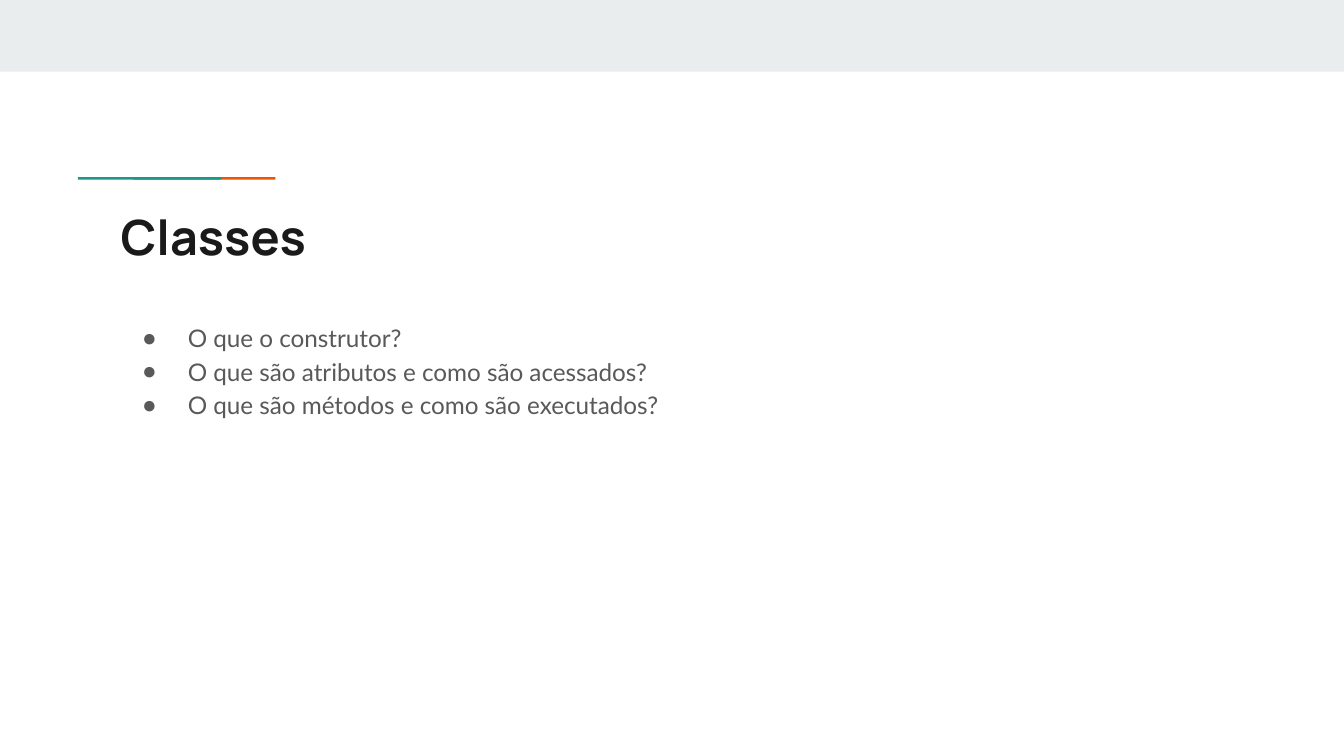
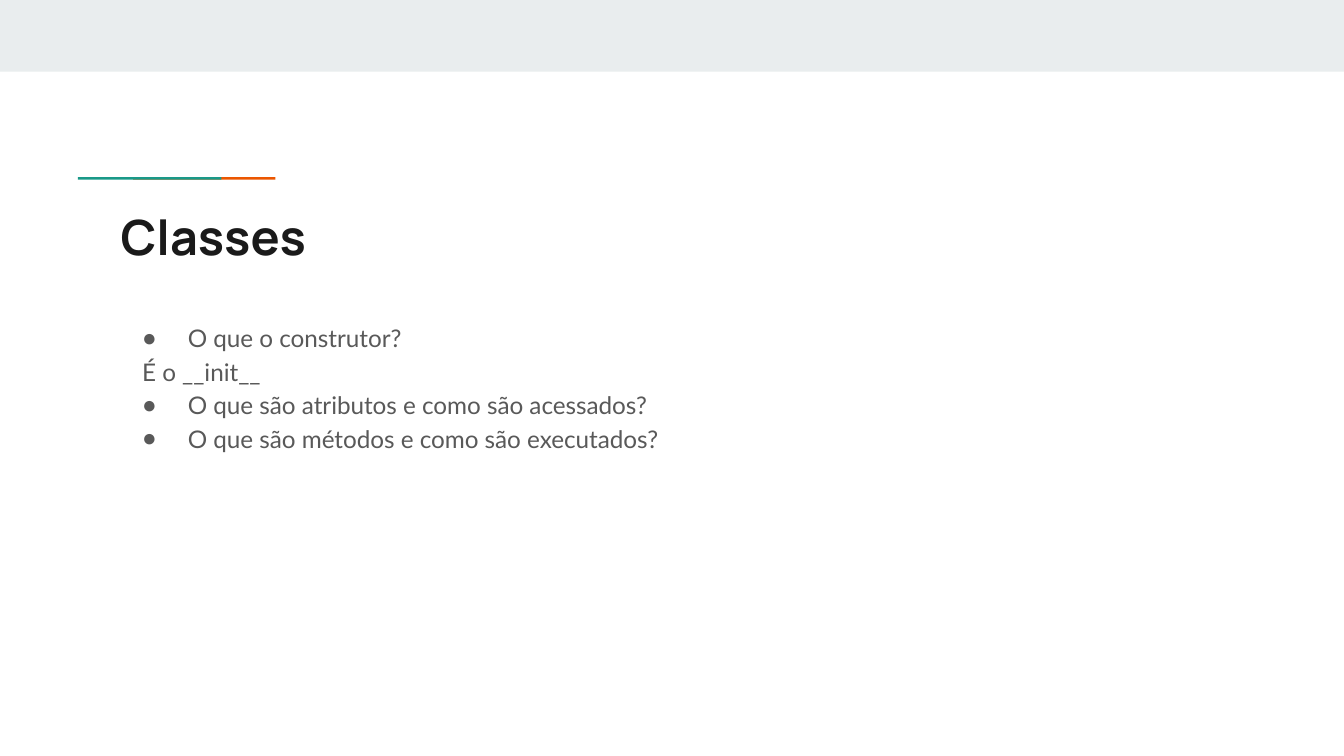
Before and after one commit to gabrielcm-moreira/cursopython, a slide deck: slide 8 of Slides/05 - Classes.pptx. Drawn at 1344x756 pixels with LibreOffice and Linux fonts; fonts in the diff are those of the drawing. Boxes give left, top, right and bottom in pixels: in the first picture for what was removed or moved away, otherwise in the second. Text is boxed around its words. In the diff, an @@ line names an element or a change of style, - is before the commit and + after.

Commit message:
Aula Classes

```diff
--- a/Slides/05 - Classes.pptx
+++ b/Slides/05 - Classes.pptx
@@ text at (142, 359, 260, 385): paragraph added @@
+É o __init__
```
Also in this commit, not shown: 1 other file.
